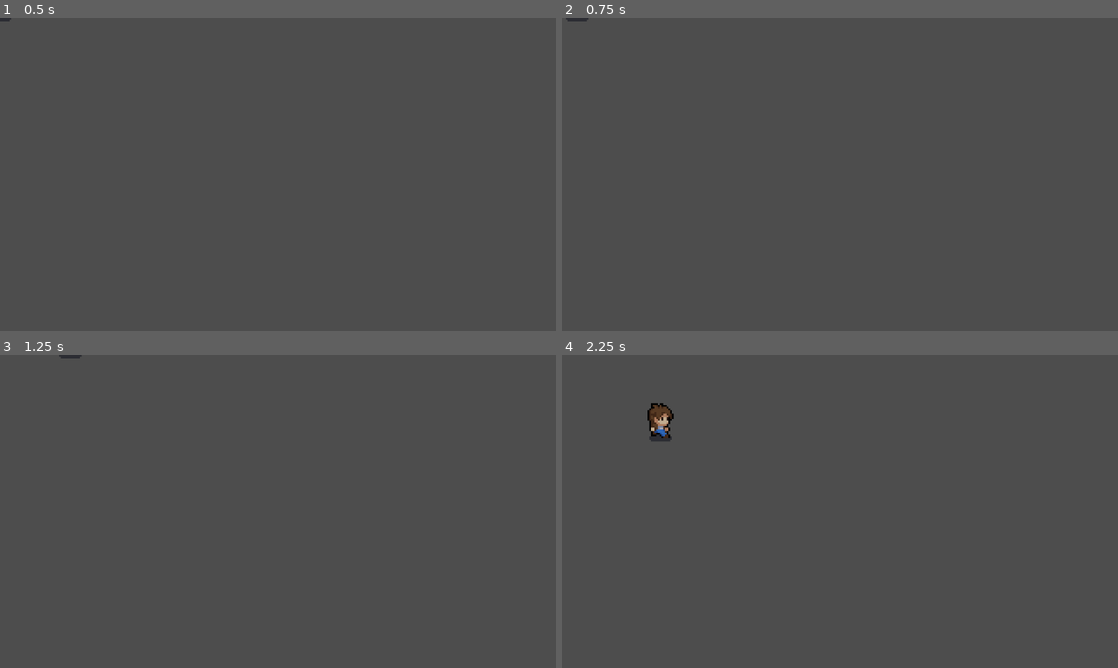
Above: before the commit, frames 1-4 (two rows, left to right).
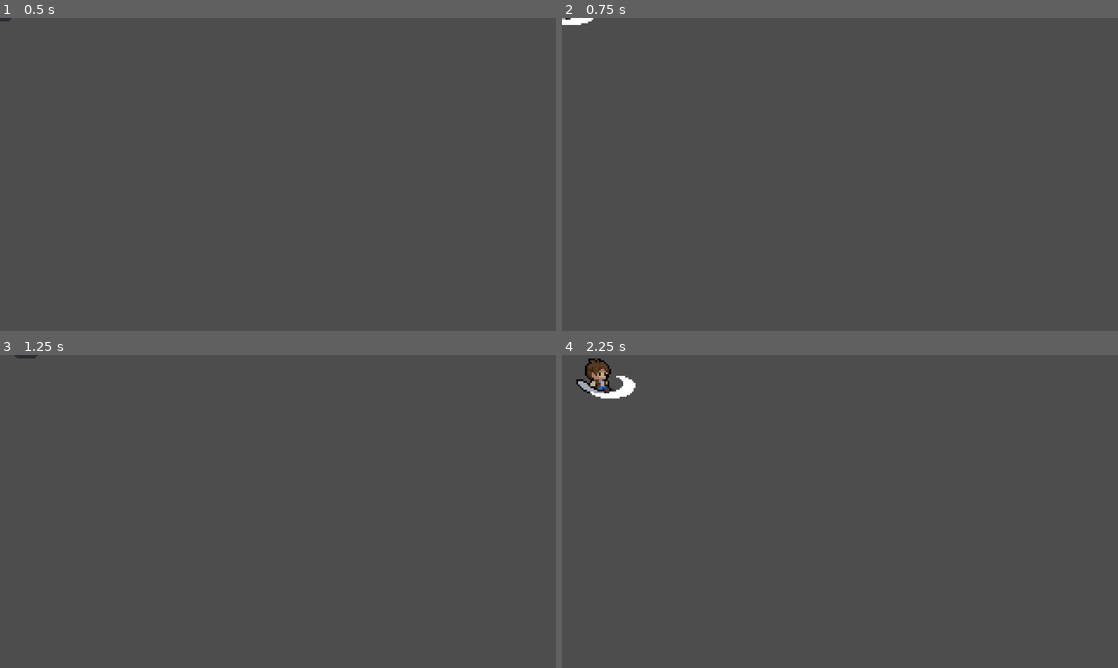
Above: after the commit, the same moments.

Repository: DanielBenderSantos/TheLostDungeons
Game: Godot game, scene res://character/scenes/character.tscn
The game is run twice, just before and just after one commit, with the same random seed, the same clock (stepped at 60 frames per second) and the same inputs.
Inputs (mouse positions are in pixels of both pictures, inside the frame that each line leads up to):
- Up to frame 1 (0.5 s): no input
- Up to frame 2 (0.75 s): tap Enter at 0.5 s; move the mouse to (962, 158) at 0.52 s; hold D (move_right) from 0.53 s (still down); click (962, 158) at 0.6 s
- Up to frame 3 (1.25 s): keep holding D (move_right)
- Up to frame 4 (2.25 s): tap Space at 1.25 s; move the mouse to (728, 527) at 1.27 s; release D (move_right) at 1.28 s; hold S (move_down) 1.28-2.03 s; click (728, 527) at 1.35 s; move the mouse to (895, 442) at 2.02 s; hold D (move_right) from 2.03 s (still down); click (895, 442) at 2.1 s

Frame 1 is identical in both runs. In frame 2, 0.1% of the frame differs, in the area x 0-6%, y 0-3%; in frame 3, less than 0.1%; in frame 4, 1.2%, in the area x 2-21%, y 1-28%.

Commit message:
animacao de atack

Diff:
--- a/character/scenes/character.tscn
+++ b/character/scenes/character.tscn
@@ -371,11 +371,175 @@
 "transitions": PackedFloat32Array(1),
 "update": 0,
 "values": [Vector2(-0.5, -17)]
+}
+
+[sub_resource type="Animation" id="Animation_m0m4l"]
+resource_name = "attack_down"
+length = 0.4
+tracks/0/type = "value"
+tracks/0/imported = false
+tracks/0/enabled = true
+tracks/0/path = NodePath("Texture:frame")
+tracks/0/interp = 1
+tracks/0/loop_wrap = true
+tracks/0/keys = {
+"times": PackedFloat32Array(0, 0.1, 0.2, 0.3),
+"transitions": PackedFloat32Array(1, 1, 1, 1),
+"update": 1,
+"values": [36, 37, 38, 39]
+}
+tracks/1/type = "value"
+tracks/1/imported = false
+tracks/1/enabled = true
+tracks/1/path = NodePath("Texture:position")
+tracks/1/interp = 1
+tracks/1/loop_wrap = true
+tracks/1/keys = {
+"times": PackedFloat32Array(0),
+"transitions": PackedFloat32Array(1),
+"update": 0,
+"values": [Vector2(-0.5, -17)]
+}
+tracks/2/type = "value"
+tracks/2/imported = false
+tracks/2/enabled = true
+tracks/2/path = NodePath("Texture:flip_h")
+tracks/2/interp = 1
+tracks/2/loop_wrap = true
+tracks/2/keys = {
+"times": PackedFloat32Array(0),
+"transitions": PackedFloat32Array(1),
+"update": 1,
+"values": [false]
+}
+
+[sub_resource type="Animation" id="Animation_fgy1r"]
+resource_name = "attack_right"
+length = 0.4
+tracks/0/type = "value"
+tracks/0/imported = false
+tracks/0/enabled = true
+tracks/0/path = NodePath("Texture:frame")
+tracks/0/interp = 1
+tracks/0/loop_wrap = true
+tracks/0/keys = {
+"times": PackedFloat32Array(0, 0.1, 0.2, 0.3),
+"transitions": PackedFloat32Array(1, 1, 1, 1),
+"update": 1,
+"values": [42, 43, 44, 45]
+}
+tracks/1/type = "value"
+tracks/1/imported = false
+tracks/1/enabled = true
+tracks/1/path = NodePath("Texture:position")
+tracks/1/interp = 1
+tracks/1/loop_wrap = true
+tracks/1/keys = {
+"times": PackedFloat32Array(0),
+"transitions": PackedFloat32Array(1),
+"update": 0,
+"values": [Vector2(-0.5, -17)]
+}
+tracks/2/type = "value"
+tracks/2/imported = false
+tracks/2/enabled = true
+tracks/2/path = NodePath("Texture:flip_h")
+tracks/2/interp = 1
+tracks/2/loop_wrap = true
+tracks/2/keys = {
+"times": PackedFloat32Array(0),
+"transitions": PackedFloat32Array(1),
+"update": 1,
+"values": [false]
+}
+
+[sub_resource type="Animation" id="Animation_xbe7c"]
+resource_name = "attack_left"
+length = 0.4
+tracks/0/type = "value"
+tracks/0/imported = false
+tracks/0/enabled = true
+tracks/0/path = NodePath("Texture:frame")
+tracks/0/interp = 1
+tracks/0/loop_wrap = true
+tracks/0/keys = {
+"times": PackedFloat32Array(0, 0.1, 0.2, 0.3),
+"transitions": PackedFloat32Array(1, 1, 1, 1),
+"update": 1,
+"values": [42, 43, 44, 39]
+}
+tracks/1/type = "value"
+tracks/1/imported = false
+tracks/1/enabled = true
+tracks/1/path = NodePath("Texture:position")
+tracks/1/interp = 1
+tracks/1/loop_wrap = true
+tracks/1/keys = {
+"times": PackedFloat32Array(0),
+"transitions": PackedFloat32Array(1),
+"update": 0,
+"values": [Vector2(0.5, -17)]
+}
+tracks/2/type = "value"
+tracks/2/imported = false
+tracks/2/enabled = true
+tracks/2/path = NodePath("Texture:flip_h")
+tracks/2/interp = 1
+tracks/2/loop_wrap = true
+tracks/2/keys = {
+"times": PackedFloat32Array(0),
+"transitions": PackedFloat32Array(1),
+"update": 1,
+"values": [true]
+}
+
+[sub_resource type="Animation" id="Animation_d1x3h"]
+resource_name = "attack_up"
+length = 0.4
+tracks/0/type = "value"
+tracks/0/imported = false
+tracks/0/enabled = true
+tracks/0/path = NodePath("Texture:frame")
+tracks/0/interp = 1
+tracks/0/loop_wrap = true
+tracks/0/keys = {
+"times": PackedFloat32Array(0, 0.1, 0.2, 0.3),
+"transitions": PackedFloat32Array(1, 1, 1, 1),
+"update": 1,
+"values": [48, 49, 50, 51]
+}
+tracks/1/type = "value"
+tracks/1/imported = false
+tracks/1/enabled = true
+tracks/1/path = NodePath("Texture:position")
+tracks/1/interp = 1
+tracks/1/loop_wrap = true
+tracks/1/keys = {
+"times": PackedFloat32Array(0),
+"transitions": PackedFloat32Array(1),
+"update": 0,
+"values": [Vector2(-0.5, -17)]
+}
+tracks/2/type = "value"
+tracks/2/imported = false
+tracks/2/enabled = true
+tracks/2/path = NodePath("Texture:flip_h")
+tracks/2/interp = 1
+tracks/2/loop_wrap = true
+tracks/2/keys = {
+"times": PackedFloat32Array(0),
+"transitions": PackedFloat32Array(1),
+"update": 1,
+"values": [false]
 }
 
 [sub_resource type="AnimationLibrary" id="AnimationLibrary_m0m4l"]
 _data = {
 &"RESET": SubResource("Animation_r0tgy"),
+&"attack_down": SubResource("Animation_m0m4l"),
+&"attack_left": SubResource("Animation_xbe7c"),
+&"attack_right": SubResource("Animation_fgy1r"),
+&"attack_up": SubResource("Animation_d1x3h"),
 &"idle_down": SubResource("Animation_hg145"),
 &"idle_left": SubResource("Animation_iskry"),
 &"idle_right": SubResource("Animation_3rmcm"),
@@ -385,6 +549,29 @@
 &"walk_right": SubResource("Animation_ql5yu"),
 &"walk_up": SubResource("Animation_mhepw")
 }
+
+[sub_resource type="AnimationNodeAnimation" id="AnimationNodeAnimation_sp10p"]
+animation = &"attack_down"
+
+[sub_resource type="AnimationNodeAnimation" id="AnimationNodeAnimation_p8pno"]
+animation = &"attack_up"
+
+[sub_resource type="AnimationNodeAnimation" id="AnimationNodeAnimation_b3c7o"]
+animation = &"attack_left"
+
+[sub_resource type="AnimationNodeAnimation" id="AnimationNodeAnimation_dpalu"]
+animation = &"attack_right"
+
+[sub_resource type="AnimationNodeBlendSpace2D" id="AnimationNodeBlendSpace2D_rejdw"]
+blend_point_0/node = SubResource("AnimationNodeAnimation_sp10p")
+blend_point_0/pos = Vector2(0, 1)
+blend_point_1/node = SubResource("AnimationNodeAnimation_p8pno")
+blend_point_1/pos = Vector2(0, -1)
+blend_point_2/node = SubResource("AnimationNodeAnimation_b3c7o")
+blend_point_2/pos = Vector2(-1, 0)
+blend_point_3/node = SubResource("AnimationNodeAnimation_dpalu")
+blend_point_3/pos = Vector2(1, 0)
+blend_mode = 1
 
 [sub_resource type="AnimationNodeAnimation" id="AnimationNodeAnimation_fgy1r"]
 animation = &"idle_down"
@@ -434,13 +621,16 @@
 
 [sub_resource type="AnimationNodeStateMachine" id="AnimationNodeStateMachine_b3c7o"]
 states/Start/position = Vector2(352, 100)
+states/attack/node = SubResource("AnimationNodeBlendSpace2D_rejdw")
+states/attack/position = Vector2(578, 246.889)
 states/idle/node = SubResource("AnimationNodeBlendSpace2D_sp10p")
 states/idle/position = Vector2(570.667, 98.8889)
 states/walk/node = SubResource("AnimationNodeBlendSpace2D_p8pno")
 states/walk/position = Vector2(571.111, 172.667)
 
-[node name="Character" type="CharacterBody2D" node_paths=PackedStringArray("_animation_tree")]
+[node name="Character" type="CharacterBody2D" node_paths=PackedStringArray("_attack_timer", "_animation_tree")]
 script = ExtResource("1_hg145")
+_attack_timer = NodePath("AttackTimer")
 _animation_tree = NodePath("AnimationTree")
 
 [node name="Texture" type="Sprite2D" parent="."]
@@ -461,5 +651,12 @@
 [node name="AnimationTree" type="AnimationTree" parent="."]
 tree_root = SubResource("AnimationNodeStateMachine_b3c7o")
 anim_player = NodePath("../Animation")
+parameters/attack/blend_position = Vector2(0, 0)
 parameters/idle/blend_position = Vector2(0, 0)
 parameters/walk/blend_position = Vector2(0, 0)
+
+[node name="AttackTimer" type="Timer" parent="."]
+wait_time = 0.4
+one_shot = true
+
+[connection signal="timeout" from="AttackTimer" to="." method="_on_attack_timer_timeout"]
--- a/character/scripts/character.gd
+++ b/character/scripts/character.gd
@@ -1,13 +1,14 @@
 extends CharacterBody2D
 
 var _state_machine
+var _is_attacking:bool = false
 @export_category("Variables")
 @export var _move_speed: float = 64.0
 @export var _friction: float = 0.2
 @export var _acceleration: float = 0.2
 
 @export_category("Objects")
-
+@export var _attack_timer: Timer = null
 @export var _animation_tree: AnimationTree = null
 
 func _ready() -> void:
@@ -16,6 +17,7 @@
 
 func _physics_process(_delta: float) -> void:
 	_move()
+	_attack()
 	_animate()
 	move_and_slide()
 
@@ -29,6 +31,8 @@
 	if _direction != Vector2.ZERO:
 		_animation_tree["parameters/idle/blend_position"] = _direction
 		_animation_tree["parameters/walk/blend_position"] = _direction
+		_animation_tree["parameters/attack/blend_position"] = _direction
+
 
 		velocity.x = lerp(velocity.x, _direction.normalized().x * _move_speed, _acceleration)
 		velocity.y = lerp(velocity.y, _direction.normalized().y * _move_speed, _acceleration)
@@ -37,8 +41,28 @@
 	velocity.x = lerp(velocity.x, _direction.normalized().x * _move_speed, _friction)
 	velocity.y = lerp(velocity.y, _direction.normalized().y * _move_speed, _friction)
 
+func _attack() -> void:
+	if Input.is_action_just_pressed("attack") and not _is_attacking:
+		set_physics_process(false)
+		_attack_timer.start()
+		_is_attacking = true
+
+
+
+
+
 func _animate() -> void:
+	if _is_attacking:
+		_state_machine.travel("attack")
+		return
+
 	if velocity.length() > 5:
 		_state_machine.travel("walk")
 		return
 	_state_machine.travel("idle")
+
+
+
+func _on_attack_timer_timeout() -> void:
+	_is_attacking = false
+	set_physics_process(true)
--- a/project.godot
+++ b/project.godot
@@ -45,6 +45,12 @@
 "events": [Object(InputEventKey,"resource_local_to_scene":false,"resource_name":"","device":-1,"window_id":0,"alt_press …(192 unchanged characters)…
 ]
 }
+attack={
+"deadzone": 0.2,
+"events": [Object(InputEventMouseButton,"resource_local_to_scene":false,"resource_name":"","device":-1,"window_id":0,"alt_pressed":false,"shift_pressed":false,"ctrl_pressed":false,"meta_pressed":false,"button_mask":1,"position":Vector2(267, 18),"global_position":Vector2(276, 66),"factor":1.0,"button_index":1,"canceled":false,"pressed":true,"double_click":false,"script":null)
+, Object(InputEventKey,"resource_local_to_scene":false,"resource_name":"","device":-1,"window_id":0,"alt_pressed":false,"shift_pressed":false,"ctrl_pressed":false,"meta_pressed":false,"pressed":false,"keycode":0,"physical_keycode":81,"key_label":0,"unicode":113,"location":0,"echo":false,"script":null)
+]
+}
 
 [rendering]
 
Not shown: 1 places in character/scenes/character.tscn that only renumber resources
